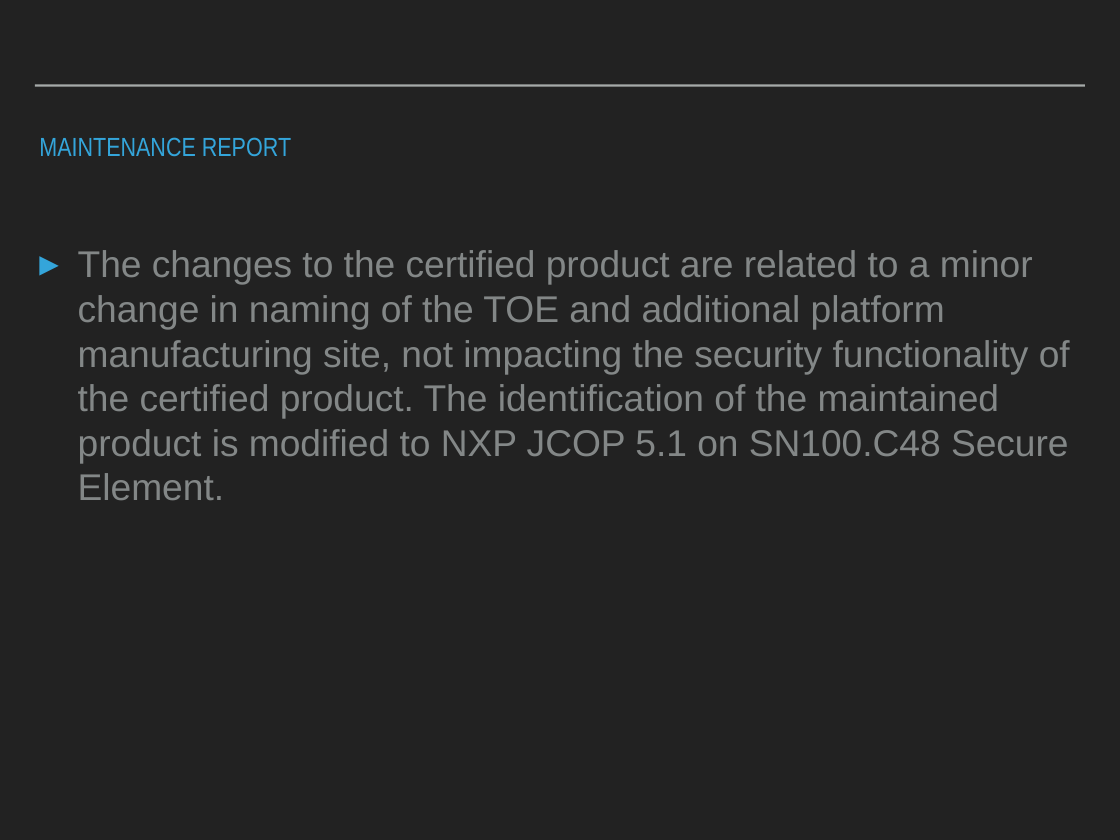
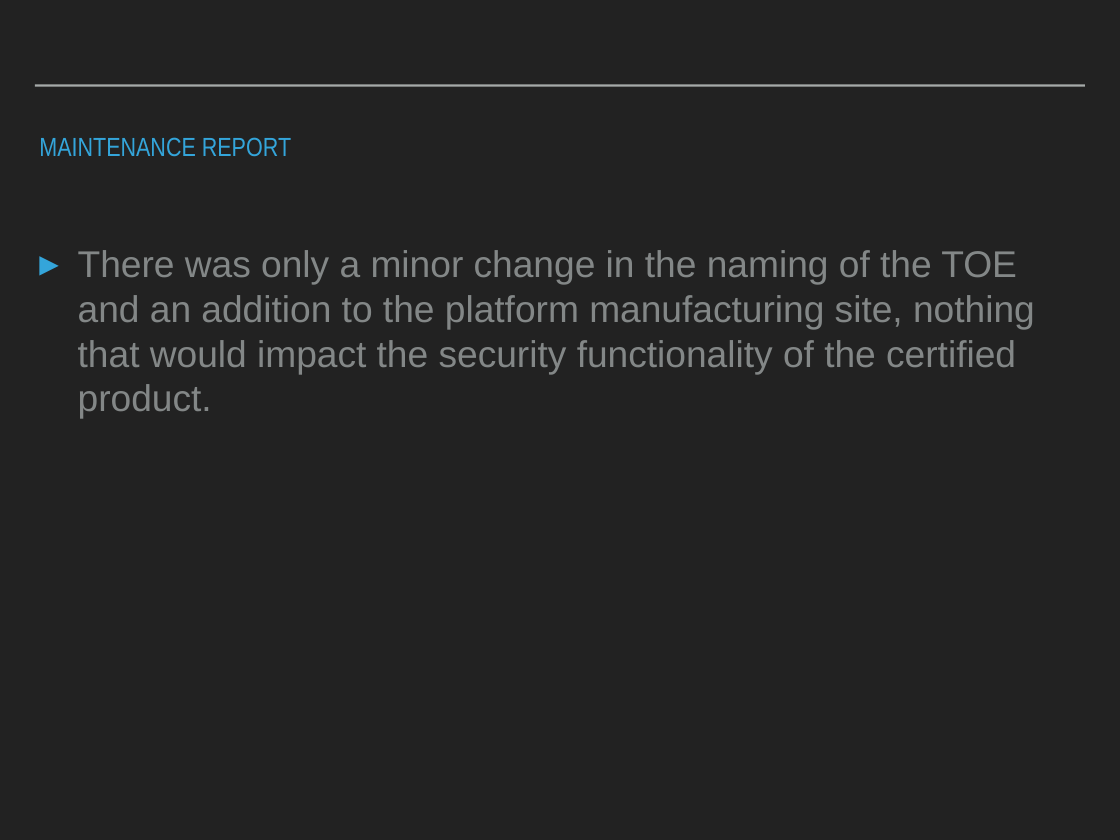
Before and after one commit to amalchukkinin/PV204, a slide deck: slide 8 of hrasna.pptx. Drawn at 1120x840 pixels with LibreOffice and Linux fonts; fonts in the diff are those of the drawing. Boxes give left, top, right and bottom in pixels: in the first picture for what was removed or moved away, otherwise in the second. Text is boxed around its words. In the diff, an @@ line names an element or a change of style, - is before the commit and + after.

Commit message:
Add files via upload
updated slides

```diff
--- a/hrasna.pptx
+++ b/hrasna.pptx
@@ text at (78, 250, 1035, 418): text changed @@
-▸ The changes to the certified product are related to a minor change in naming of the TOE and additional platform manufacturing site, not impacting the security functionality of the certified product. The identification of the maintained product is modified to NXP JCOP 5.1 on SN100.C48 Secure Element.
+▸ There was only a minor change in the naming of the TOE and an addition to the platform manufacturing site, nothing that would impact the security functionality of the certified product.
```
Also in this commit, not shown: 1 other slide changed, 2 slides added.
